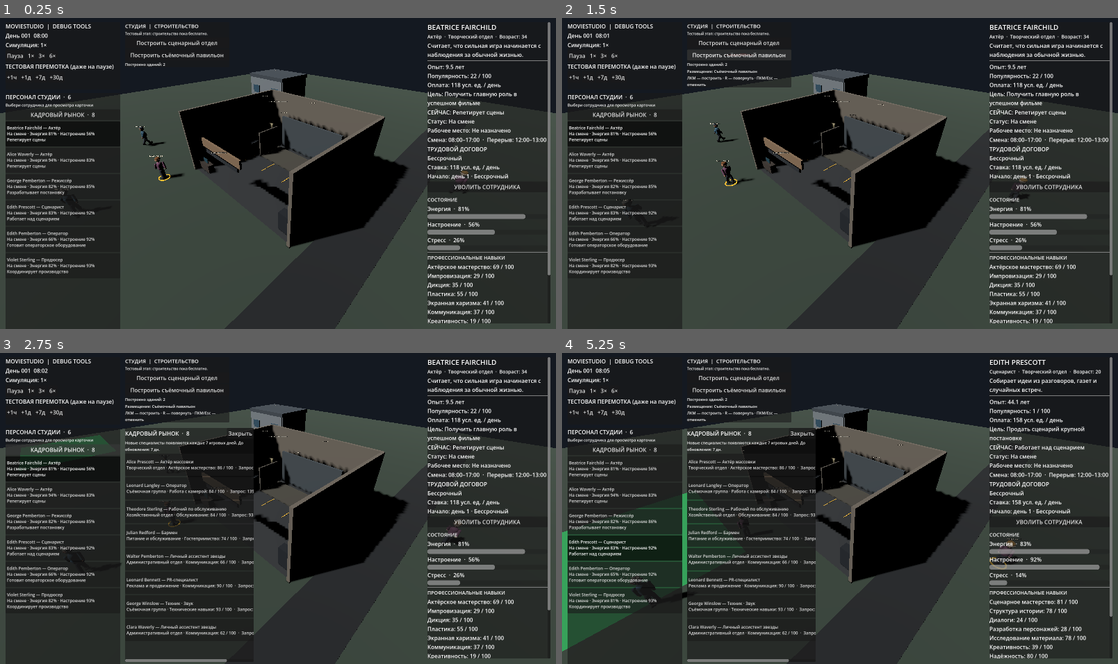
Above: before the commit, frames 1-4 (two rows, left to right).
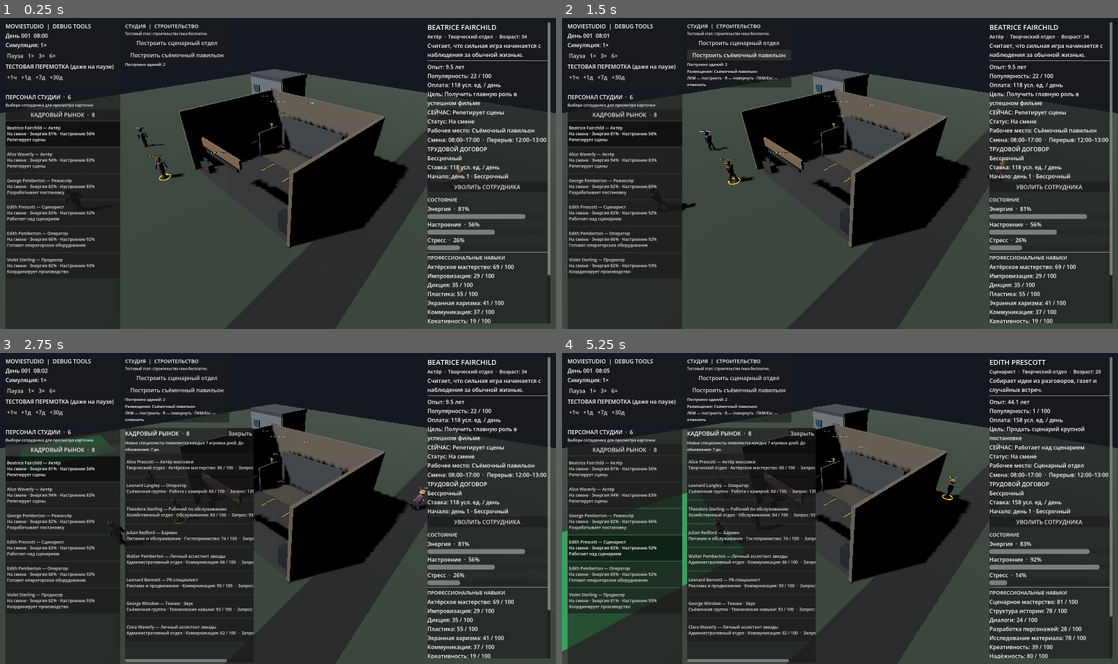
Above: after the commit, the same moments.

Repository: Teft3lb/MovieStudio
Game: Godot game, scene res://scenes/main.tscn
Two runs of this game, one before a commit and one after it. Both use one fixed random seed, a clock stepped at 60 frames per second and the inputs below.
Inputs:
- Up to frame 1 (0.25 s): no input
- Up to frame 2 (1.5 s): click "Построить сценарный отдел" at 0.5 s; click "Построить съёмочный павильон" at 1.25 s
- Up to frame 3 (2.75 s): click "КАДРОВЫЙ РЫНОК · 8" at 2 s
- Up to frame 4 (5.25 s): click "Beatrice Fairchild — Актёр На…" at 2.75 s; click "Alice Waverly — Актёр На смен…" at 3.5 s; click "George Pemberton — Режиссёр Н…" at 4.25 s; click "Edith Prescott — Сценарист На…" at 5 s

The runs differ from the first frame. In frame 1, 0.3% of the frame differs, in the area x 9-97%, y 27-59%; in frame 2, 0.5%, in the area x 9-97%, y 27-68%; in frame 3, 0.3%; in frame 4, 0.5%.
Error before the commit: Parse Error: Function "_get_preferred_building_types()" not found in base self. (res://scripts/domain/staff/employee_work_system.gd:22)

Commit message:
fix: call existing preferred building types method

Diff:
--- a/scripts/domain/staff/employee_work_system.gd
+++ b/scripts/domain/staff/employee_work_system.gd
@@ -19,7 +19,7 @@
 	for employee in employees:
 		var employee_id: String = str(employee.id)
 		var profession_id: String = str(employee.profession_id)
-		var preferred_types: Array[String] = _get_preferred_building_types(
+		var preferred_types: Array[String] = get_preferred_building_types(
 			profession_id
 		)
 		if preferred_types.is_empty():
